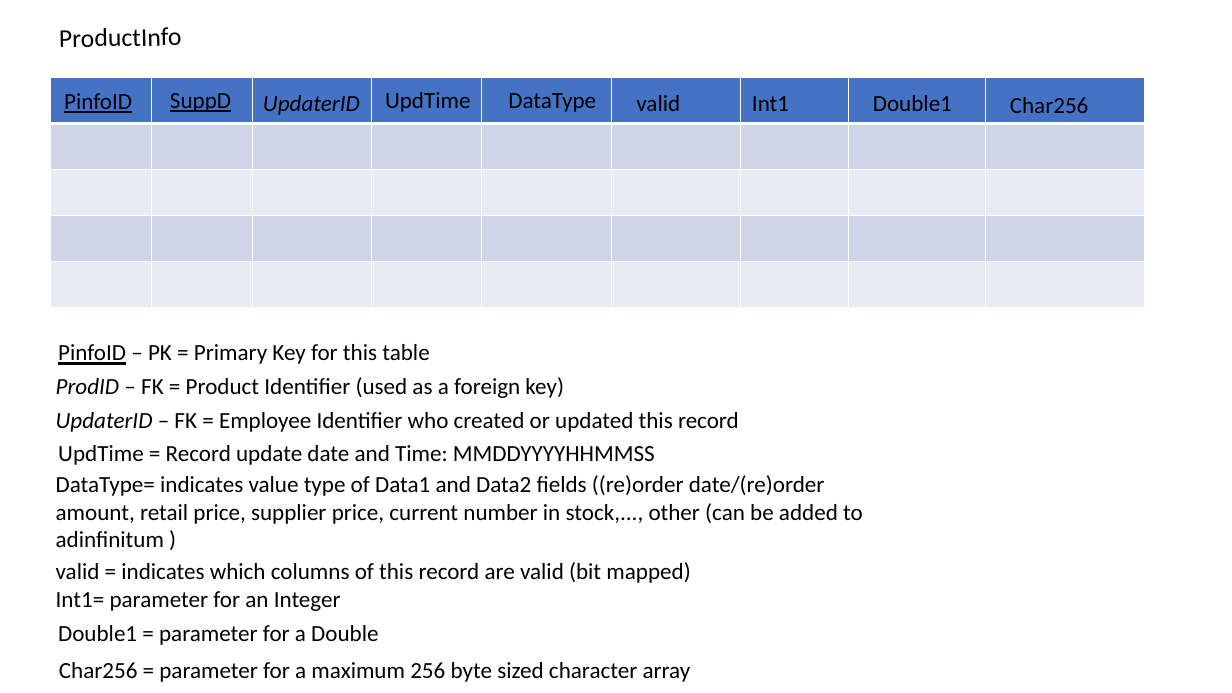
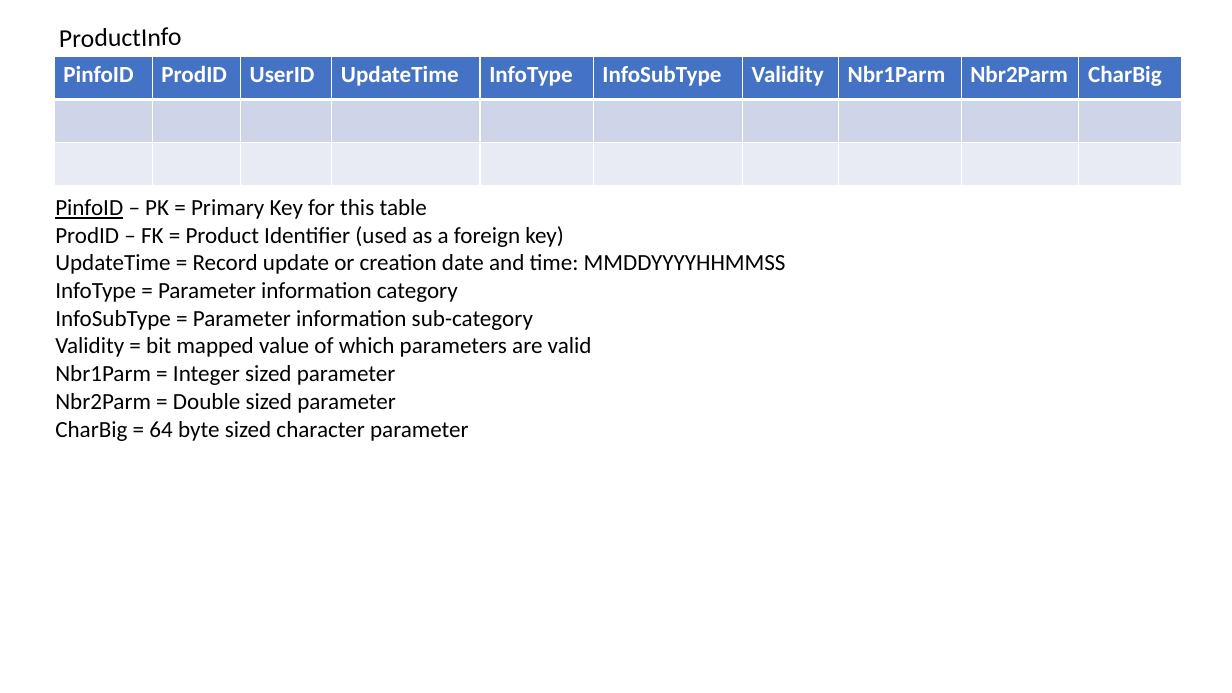
Before and after one commit to andrewroe/rosiessalon, a slide deck: slide 12 of documents/RosieSalonDataModel.pptx (slide 10 before the commit). Drawn at 1232x693 pixels with LibreOffice and Linux fonts; fonts in the diff are those of the drawing. Boxes give left, top, right and bottom in pixels: in the first picture for what was removed or moved away, otherwise in the second. Text is boxed around its words. In the diff, an @@ line names an element or a change of style, - is before the commit and + after.

Commit message:
update data model Power Point doc

```diff
--- a/documents/RosieSalonDataModel.pptx
+++ b/documents/RosieSalonDataModel.pptx
@@ table added at (x1=55, y1=56, x2=1184, y2=445), 3 rows, 10 columns @@
+PinfoID | ProdID | UserID | UpdateTime | InfoType | InfoSubType | Validity | Nbr1Parm | Nbr2Parm | CharBig
+ |  |  |  |  |  |  |  |  | 
+ |  |  |  |  |  |  |  |  | 
@@ table removed at (x1=51, y1=78, x2=1146, y2=308), 5 rows, 9 columns @@
- |  |  |  |  |  |  |  | 
- |  |  |  |  |  |  |  | 
- |  |  |  |  |  |  |  | 
- |  |  |  |  |  |  |  | 
- |  |  |  |  |  |  |  | 
@@ text removed at (x1=64, y1=93, x2=132, y2=113) @@
-PinfoID
@@ text removed at (x1=170, y1=93, x2=231, y2=112) @@
-SuppD
@@ text removed at (x1=263, y1=95, x2=360, y2=115) @@
-UpdaterID
@@ text removed at (x1=385, y1=92, x2=470, y2=112) @@
-UpdTime
@@ text removed at (x1=508, y1=93, x2=596, y2=112) @@
-DataType
@@ text removed at (x1=636, y1=95, x2=680, y2=111) @@
-valid
@@ text removed at (x1=752, y1=96, x2=789, y2=111) @@
-Int1
@@ text removed at (x1=873, y1=95, x2=952, y2=111) @@
-Double1
@@ text removed at (x1=1010, y1=97, x2=1089, y2=113) @@
-Char256
@@ text "PinfoID – PK = Primary ..." moved from (x1=58, y1=344, x2=429, y2=365) to (x1=55, y1=199, x2=786, y2=441) @@
@@ text at (x1=55, y1=226, x2=786, y2=441): paragraphs added @@
+ProdID – FK = Product Identifier (used as a foreign key)
+UpdateTime = Record update or creation date and time: MMDDYYYYHHMMSS
+InfoType = Parameter information category
+InfoSubType = Parameter information sub-category
+Validity = bit mapped value of which parameters are valid
+Nbr1Parm = Integer sized parameter
+Nbr2Parm = Double sized parameter
+CharBig = 64 byte sized character parameter
@@ text removed at (x1=56, y1=377, x2=564, y2=398) @@
-ProdID – FK = Product Identifier (used as a foreign key)
@@ text removed at (x1=56, y1=412, x2=739, y2=432) @@
-UpdaterID – FK = Employee Identifier who created or updated this record
@@ text removed at (x1=58, y1=445, x2=655, y2=465) @@
-UpdTime = Record update date and Time: MMDDYYYYHHMMSS
@@ text removed at (x1=56, y1=475, x2=863, y2=547) @@
-DataType= indicates value type of Data1 and Data2 fields ((re)order date/(re)order amount, retail price, supplier price, current number in stock,..., other (can be added to adinfinitum )
@@ text removed at (x1=56, y1=562, x2=690, y2=583) @@
-valid = indicates which columns of this record are valid (bit mapped)
@@ text removed at (x1=56, y1=591, x2=341, y2=611) @@
-Int1= parameter for an Integer
@@ text removed at (x1=58, y1=625, x2=378, y2=645) @@
-Double1 = parameter for a Double
@@ text removed at (x1=59, y1=662, x2=691, y2=682) @@
-Char256 = parameter for a maximum 256 byte sized character array
```
Also in this commit, not shown: 11 other slides changed.
